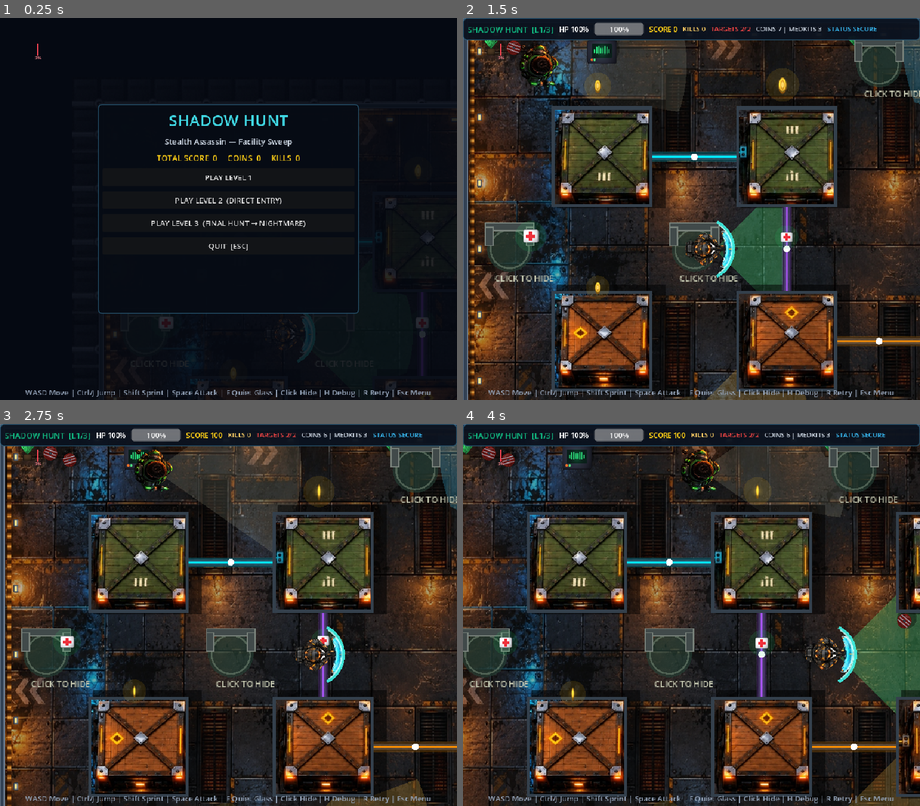
Above: before the commit, frames 1-4 (two rows, left to right).
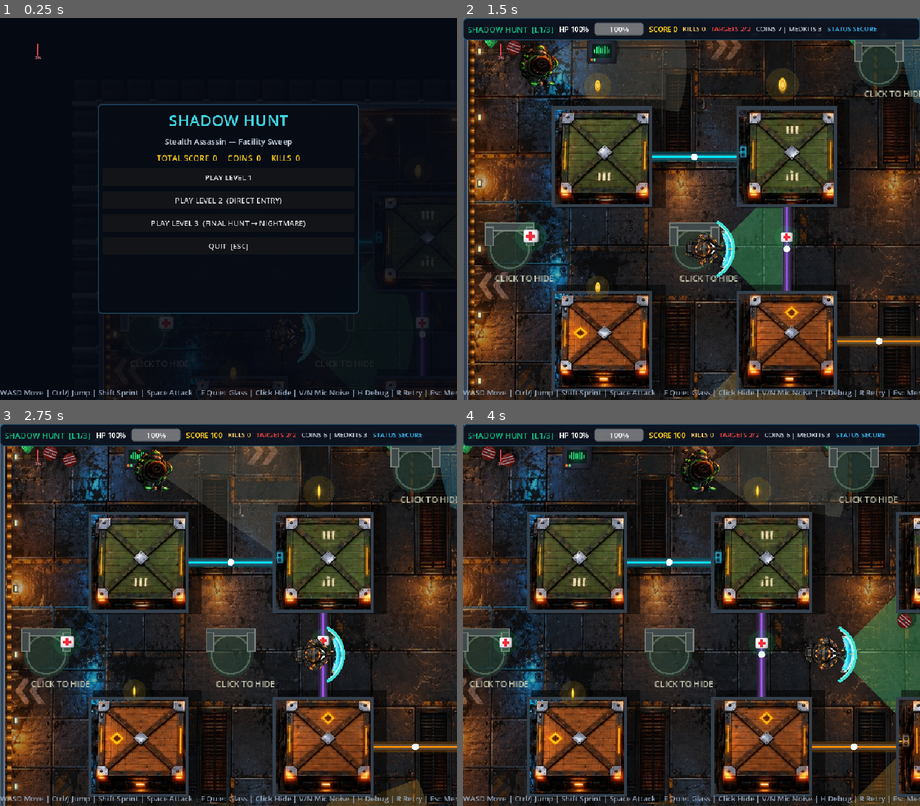
Above: after the commit, the same moments.

Repository: prith486/shadow-hunt
Game: Godot game, scene res://Main.tscn
Two runs of this game, one before a commit and one after it. Both use one fixed random seed, a clock stepped at 60 frames per second and the inputs below.
Inputs (mouse positions are in pixels of both pictures, inside the frame that each line leads up to):
- Up to frame 1 (0.25 s): no input
- Up to frame 2 (1.5 s): click "PLAY LEVEL 1" at 0.5 s; tap Enter (continue_level) at 1.25 s; move the mouse to (792, 189) at 1.27 s; hold D (move_right) from 1.28 s (still down); hold V (mic_noise_key, bound only after the commit) from 1.28 s (still down); click (792, 189) at 1.42 s
- Up to frame 3 (2.75 s): tap Ctrl (jump) at 1.52 s; tap N at 1.55 s; release D (move_right) at 2 s; release V (mic_noise_key, bound only after the commit) at 2 s; drag from (137, 634) to (205, 691) at 2.02 s
- Up to frame 4 (4 s): move the mouse to (737, 530) at 2.77 s; hold D (move_right) 2.78-3.5 s; tap Space (attack) at 2.85 s; tap N at 3.05 s; drag from (668, 691) to (554, 557) at 3.52 s

The runs differ from the first frame. In frame 1, 0.8% of the frame differs, in the area x 0-100%, y 97-100%; in frame 2, 0.8%; in frame 3, 0.8%; in frame 4, 0.8%.

Commit message:
fix(audio): bind explicit default microphone device and add manual noise trigger key

Diff:
--- a/HunterAssassinGodot/scripts/game.gd
+++ b/HunterAssassinGodot/scripts/game.gd
@@ -209,6 +209,7 @@
 	_add_key_action("debug_overlay", [KEY_H])
 	_add_key_action("restart", [KEY_R])
 	_add_key_action("continue_level", [KEY_ENTER, KEY_KP_ENTER])
+	_add_key_action("mic_noise_key", [KEY_V, KEY_N])
 
 func _add_key_action(action_name: String, keycodes: Array[int]) -> void:
 	if not InputMap.has_action(action_name):
@@ -462,11 +463,14 @@
 		if is_instance_valid(microphone_toggle):
 			microphone_toggle.set_pressed_no_signal(false)
 		return
-	if AudioServer.get_input_device_list().is_empty():
+	var devices := AudioServer.get_input_device_list()
+	if devices.is_empty():
 		push_warning("Microphone monitoring is unavailable: no input device was found.")
 		if is_instance_valid(microphone_toggle):
 			microphone_toggle.set_pressed_no_signal(false)
 		return
+	if AudioServer.input_device == "" or AudioServer.input_device == "Default":
+		AudioServer.input_device = devices[0]
 	var bus_index := AudioServer.get_bus_index("MicrophoneCapture")
 	if bus_index < 0:
 		bus_index = AudioServer.bus_count
@@ -502,7 +506,8 @@
 	var peak := 0.0
 	for sample in samples:
 		peak = maxf(peak, maxf(absf(sample.x), absf(sample.y)))
-	var measured_level := clampf(maxf(raw_level * 3.5, peak * MIC_LEVEL_GAIN * 1.5), 0.0, 100.0)
+	var manual_noise: bool = Input.is_action_pressed("mic_noise_key")
+	var measured_level := 25.0 if manual_noise else clampf(maxf(raw_level * 3.5, peak * MIC_LEVEL_GAIN * 1.5), 0.0, 100.0)
 	if measured_level > voice_level_percent:
 		voice_level_percent = measured_level
 	else:
@@ -4081,7 +4086,7 @@
 	alarm_warning.text = "LOCKDOWN\n%.1f" % alarm_timer if alarm_active else ""
 	footer_label.text = (
 		"WASD Move | Ctrl/J Jump | Shift Sprint | "
-		+ "Space Attack | E Quiet Glass | Click Hide | H Debug | R Retry | Esc Menu"
+		+ "Space Attack | E Quiet Glass | Click Hide | V/N Mic Noise | H Debug | R Retry | Esc Menu"
 	)
 	var displayed_level := mini(level_index + 1, 3)
 	hud_values.title.text = "SHADOW HUNT  [L%d/3]" % displayed_level
